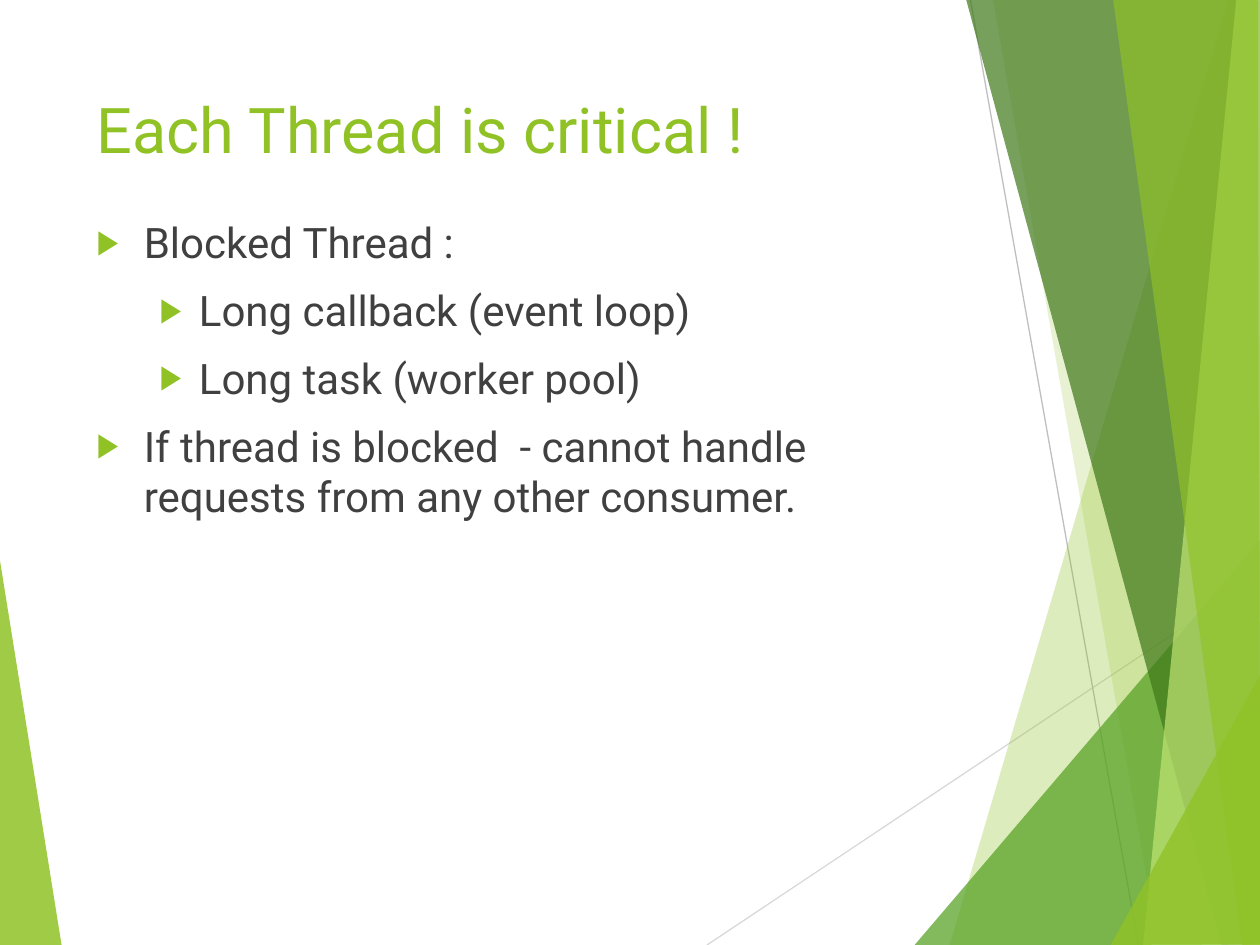
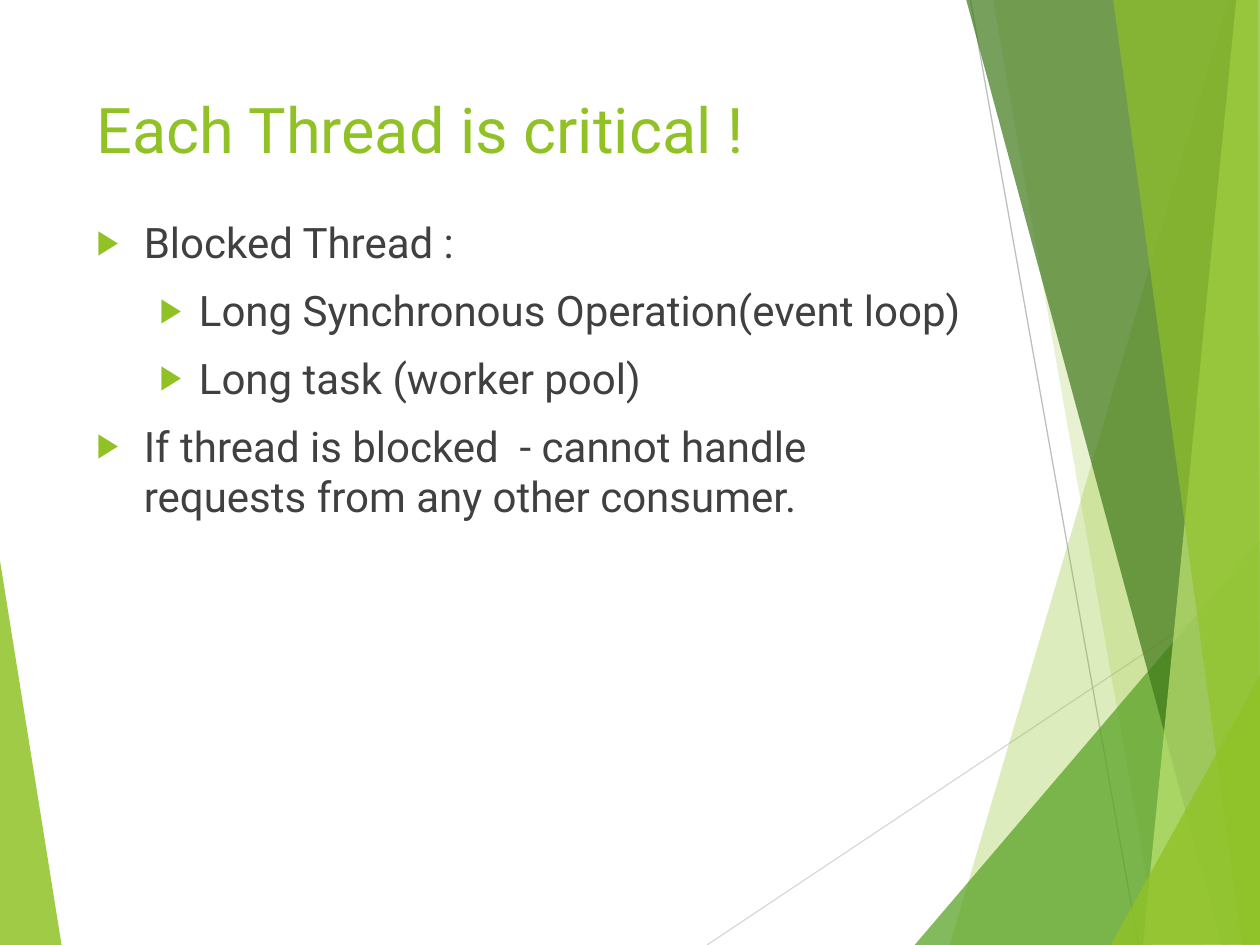
Before and after one commit to tamartwe/ijs_munich, a slide deck: slide 12 of node_js_performance/nodejs_performance/NodeJs_Performance.pptx. Drawn at 1260x945 pixels with LibreOffice and Linux fonts; fonts in the diff are those of the drawing. Boxes give left, top, right and bottom in pixels: in the first picture for what was removed or moved away, otherwise in the second. Text is boxed around its words. In the diff, an @@ line names an element or a change of style, - is before the commit and + after.

```diff
--- a/node_js_performance/nodejs_performance/NodeJs_Performance.pptx
+++ b/node_js_performance/nodejs_performance/NodeJs_Performance.pptx
@@ text at (199, 292, 960, 336): text changed @@
-  ▶ Long callback (event loop)
+  ▶ Long Synchronous Operation(event loop)
```
Also in this commit, not shown: 17 other slides changed, 3 slides added, 13 other files.
